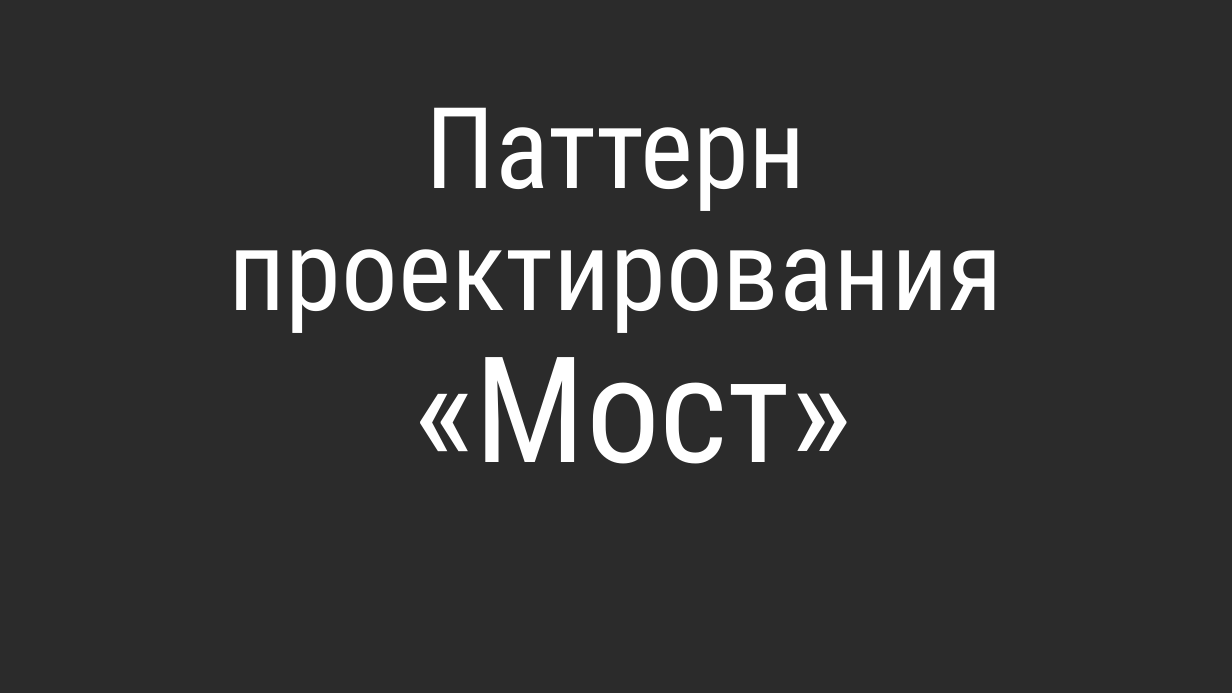
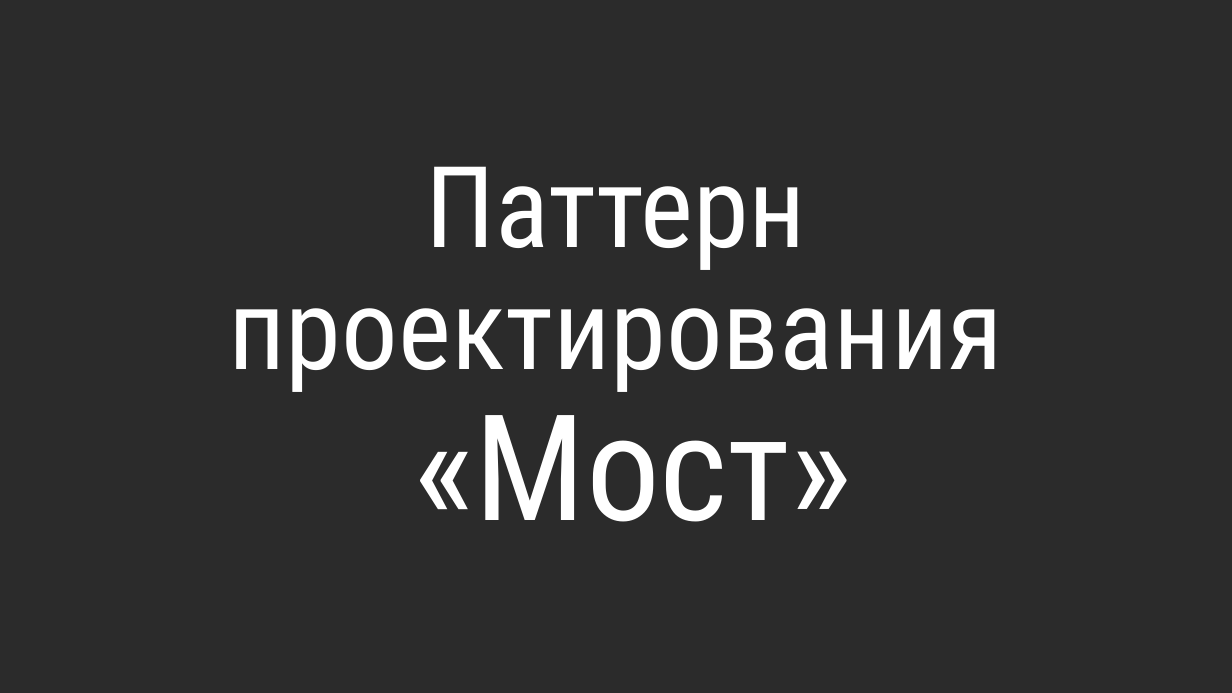
Before and after one commit to alexey-malov/ood, a slide deck: slide 1 of lectures/19.bridge/bridge.pptx. Drawn at 1232x693 pixels with LibreOffice and Linux fonts; fonts in the diff are those of the drawing; background and template pictures are left out; a plain dark background stands for a picture behind light text. Boxes give left, top, right and bottom in pixels: in the first picture for what was removed or moved away, otherwise in the second. Text is boxed around its words. In the diff, an @@ line names an element or a change of style, - is before the commit and + after.

```diff
--- a/lectures/19.bridge/bridge.pptx
+++ b/lectures/19.bridge/bridge.pptx
@@ title "Паттерн проектирования «Мост»" moved from (x1=228, y1=107, x2=1003, y2=464) to (x1=228, y1=166, x2=1003, y2=522) @@
```
Also in this commit, not shown: 2 other slides changed, 2 slides added, 4 other files.
